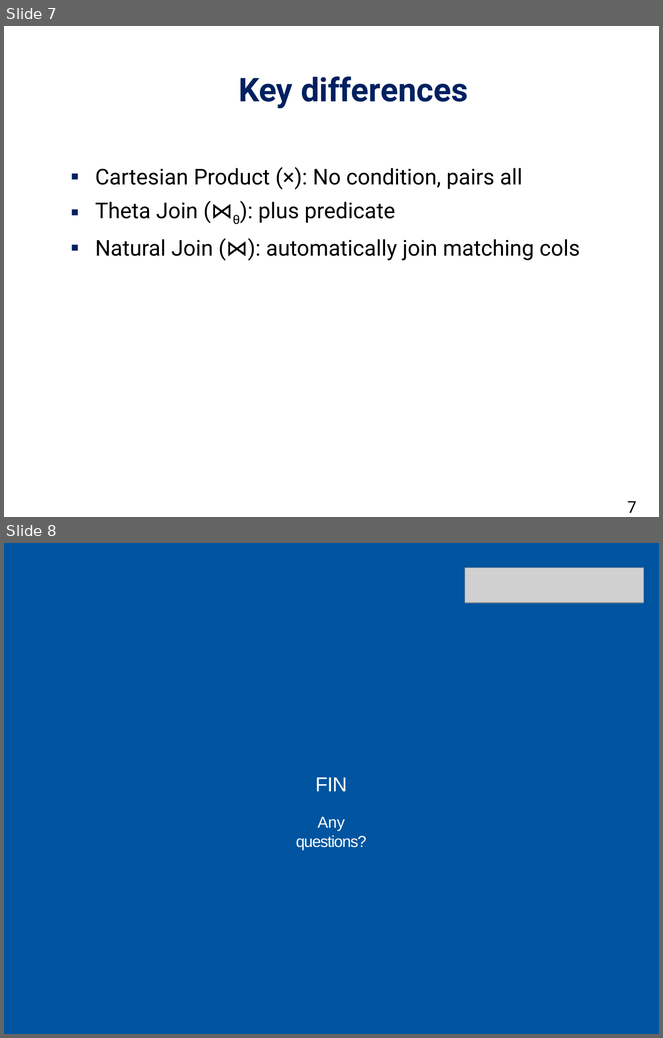
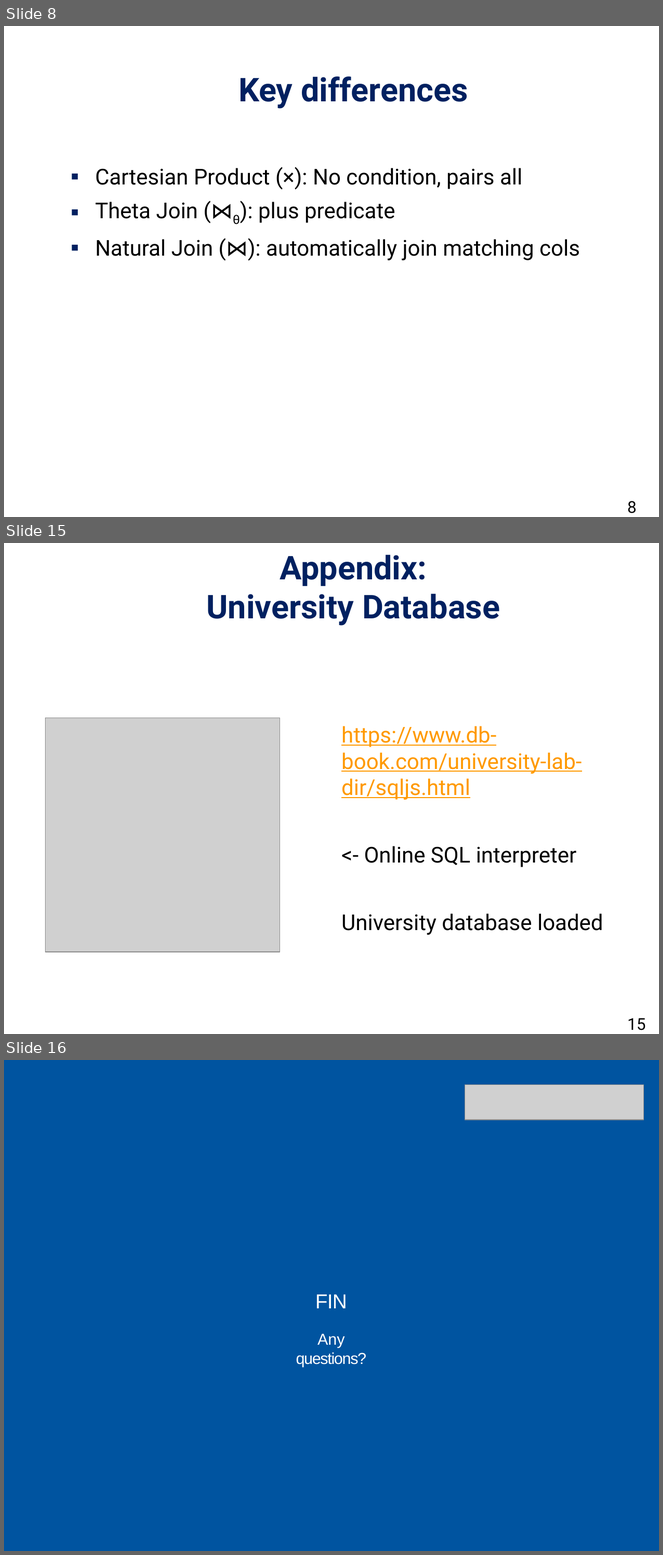
Before and after one commit to daichou03/DBS-slide-tut-25, a slide deck: Week 1/week_1.pptx. Shown one above the other, each under a label of ours: slides 7 and 8 before the commit, slides 8, 15 and 16 after it; the slides between them are not shown. The pictures are 663x1038 and 663x1555 pixels, drawn with LibreOffice and Linux fonts; fonts in the diff are those of the drawing; grey boxes stand for pictures; background and template pictures are left out. Boxes give left, top, right and bottom in pixels: in the first picture for what was removed or moved away, otherwise in the second. Text is boxed around its words. In the diff, an @@ line names an element or a change of style, - is before the commit and + after.

```diff
--- a/Week 1/week_1.pptx
+++ b/Week 1/week_1.pptx
@@ slide 15 added at box(4, 543, 659, 1034), background #FFFFFF @@
@@ title added at box(206, 554, 500, 626), 36 pt, text #002060, bold @@
+Appendix:
+University Database
@@ picture added at box(45, 718, 280, 953) @@
@@ text added at box(341, 726, 604, 935), 24 pt, text #FF9900, underline @@
+https://www.db-book.com/university-lab-dir/sqljs.html
+<- Online SQL interpreter
+University database loaded
@@ page number added at box(627, 1018, 646, 1031), 18 pt, text #000000 @@
+15
@@ what was slide 7 is now slide 8 @@
@@ page number at box(627, 501, 637, 514): text changed @@
-7
+8
@@ what was slide 8 is now slide 16 @@
```
Also in this commit, not shown: 7 other slides added, 2 other files.
